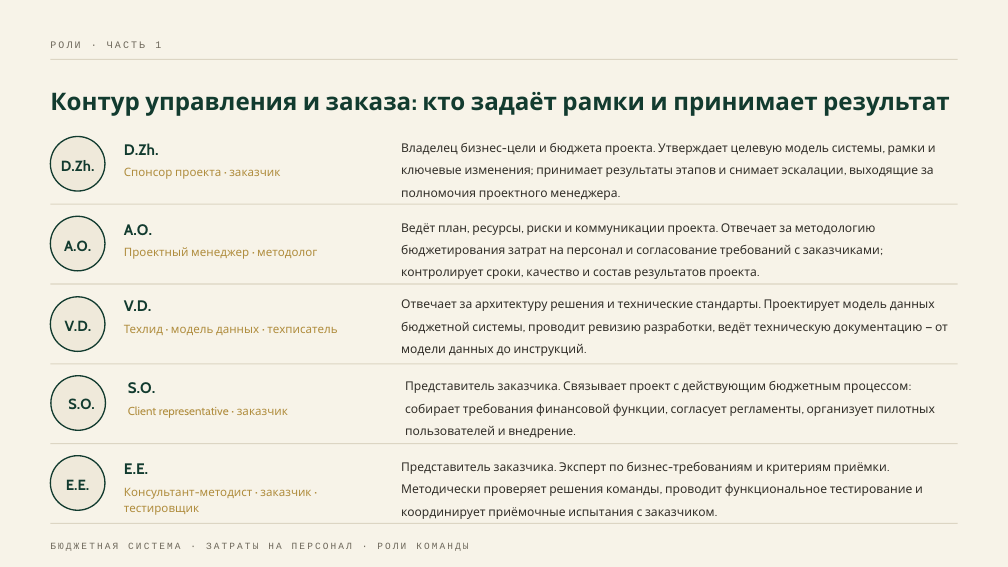
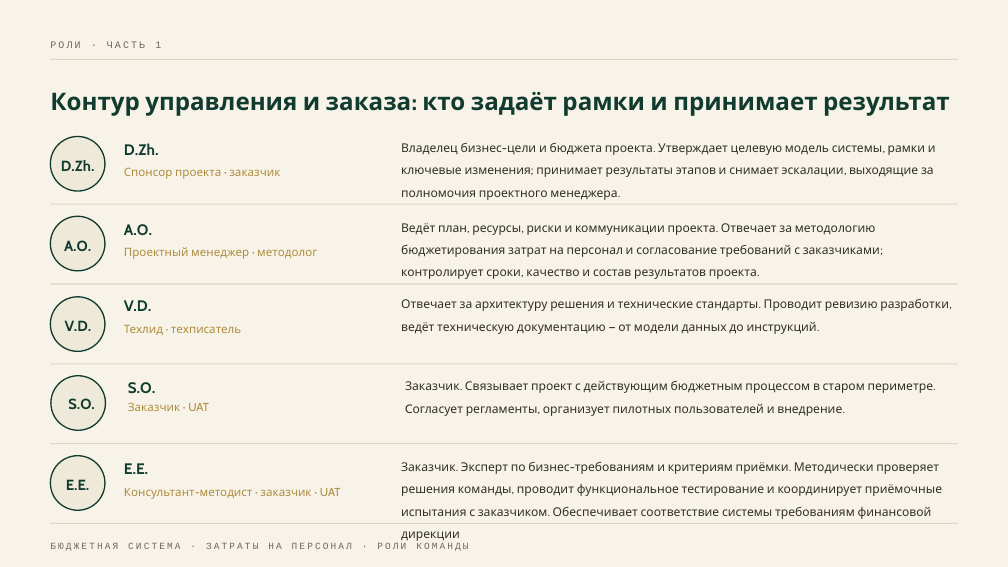
Before and after one commit to Anna-Oby/folder, a slide deck: slide 2 of Роли проектной команды_v2.pptx. Drawn at 1008x567 pixels with LibreOffice and Linux fonts; fonts in the diff are those of the drawing. Boxes give left, top, right and bottom in pixels: in the first picture for what was removed or moved away, otherwise in the second. Text is boxed around its words. In the diff, an @@ line names an element or a change of style, - is before the commit and + after.

```diff
--- a/Роли проектной команды_v2.pptx
+++ b/Роли проектной команды_v2.pptx
@@ text at [401, 299, 949, 334]: text changed @@
-Отвечает за архитектуру решения и технические стандарты. Проектирует модель данных бюджетной системы, проводит ревизию разработки, ведёт техническую документацию — от модели данных до инструкций.
+Отвечает за архитектуру решения и технические стандарты. Проводит ревизию разработки, ведёт техническую документацию — от модели данных до инструкций.
@@ text at [124, 325, 241, 335]: text changed @@
-Техлид · модель данных · техписатель
+Техлид · техписатель
@@ text at [405, 381, 936, 416]: text changed @@
-Представитель заказчика. Связывает проект с действующим бюджетным процессом: собирает требования финансовой функции, согласует регламенты, организует пилотных пользователей и внедрение.
+Заказчик. Связывает проект с действующим бюджетным процессом в старом периметре.
+Cогласует регламенты, организует пилотных пользователей и внедрение.
@@ text at [188, 403, 209, 411]: text changed @@
-Client representative · заказчик
+Заказчик · UAT
@@ text at [401, 462, 942, 519]: text changed @@
-Представитель заказчика. Эксперт по бизнес-требованиям и критериям приёмки. Методически проверяет решения команды, проводит функциональное тестирование и координирует приёмочные испытания с заказчиком.
+Заказчик. Эксперт по бизнес-требованиям и критериям приёмки. Методически проверяет решения команды, проводит функциональное тестирование и координирует приёмочные испытания с заказчиком. Обеспечивает соответствие системы требованиям финансовой дирекции
@@ text at [124, 488, 341, 499]: text changed @@
-Консультант-методист · заказчик · тестировщик
+Консультант-методист · заказчик · UAT
```
Also in this commit, not shown: 2 other slides changed, 3 slides added.
